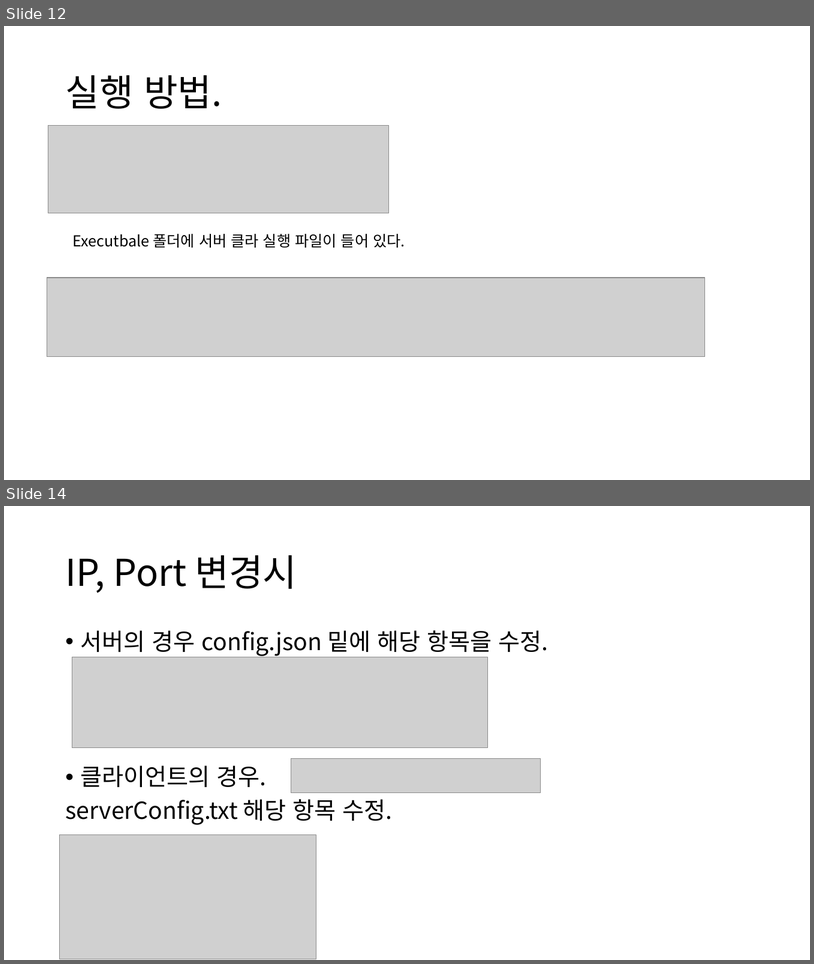
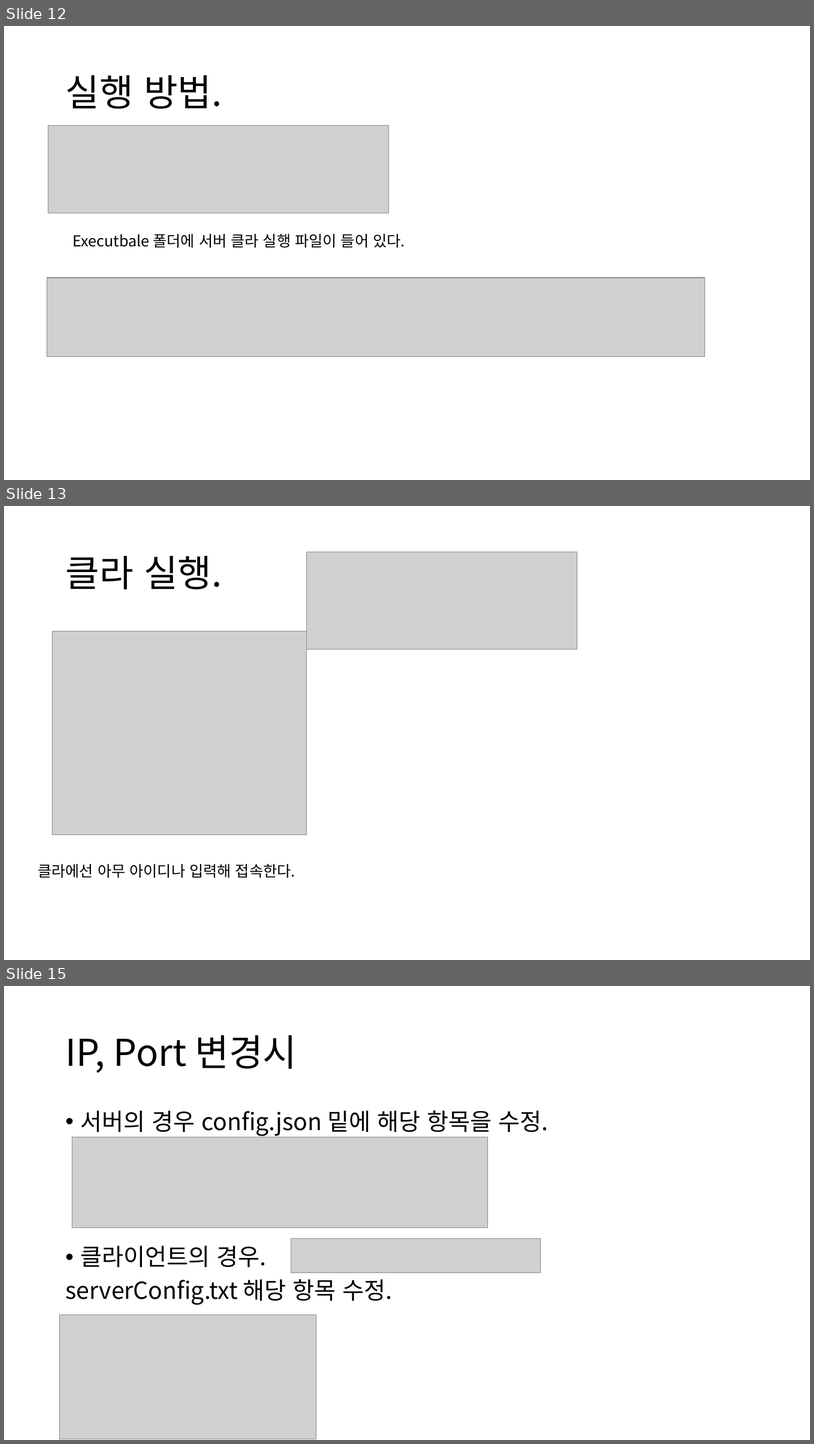
Before and after one commit to HasIndex/unity_termproject, a slide deck: 2016184041 프로젝트 설명서.pptx. Shown one above the other, each under a label of ours: slides 12 and 14 before the commit, slides 12, 13 and 15 after it; the slides between them are not shown. The pictures are 814x964 and 814x1444 pixels, drawn with LibreOffice and Linux fonts; fonts in the diff are those of the drawing; grey boxes stand for pictures. Boxes give left, top, right and bottom in pixels: in the first picture for what was removed or moved away, otherwise in the second. Text is boxed around its words. In the diff, an @@ line names an element or a change of style, - is before the commit and + after.

```diff
--- a/2016184041 프로젝트 설명서.pptx
+++ b/2016184041 프로젝트 설명서.pptx
@@ slide 13 added at bbox=[4, 506, 810, 960], background #FFFFFF @@
@@ title added at bbox=[65, 556, 222, 589], 44 pt, text #000000 @@
+클라 실행.
@@ picture added at bbox=[307, 552, 578, 649] @@
@@ picture added at bbox=[53, 631, 307, 835] @@
@@ text added at bbox=[38, 864, 296, 877], 18 pt, text #000000 @@
+클라에선 아무 아이디나 입력해 접속한다.
@@ what was slide 14 is now slide 15 @@
```
Also in this commit, not shown: 1 slide changed.
